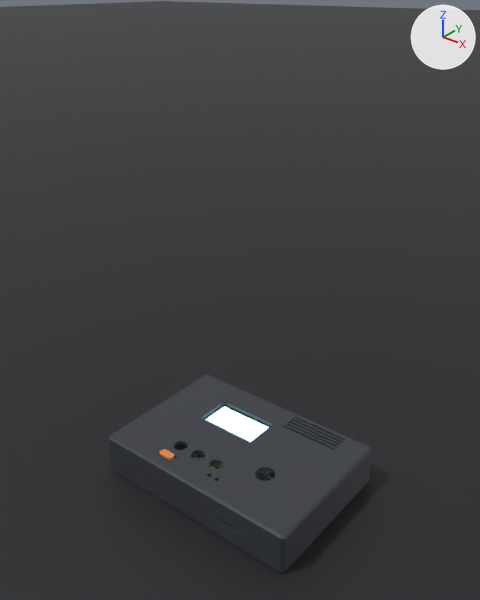
A saved change to the Blender file blender/poket.blend.
Rendered twice from a camera (50 mm lens) standing at (0.1321, -0.1642, 0.1741) and looking at (0.0018, -0.0013, 0.0732). The lights are fixed; the arrows at upper right show +X, +Y and +Z. The first picture is the older version.

Script lines for the objects in view, before the commit:
```python
me_front_shell = bpy.data.meshes.new('front-shell')
me_front_shell.from_pydata(...)  # 1868 vertices, 3764 faces; spans x -0.043..0.043, y -0.03..0.03, z 0.0016..0.0106
me_front_shell.polygons.foreach_set('use_smooth', [True] * 3764)
me_front_shell.materials.append(mat_shell_petg)  # dark grey #383c42
me_pcb = bpy.data.meshes.new('pcb')
me_pcb.from_pydata(...)  # 6376 vertices, 12944 faces; spans x -0.04..0.04, y -0.027..0.027, z 0.0..0.0015
me_pcb.polygons.foreach_set('use_smooth', [True] * 12944)
me_pcb.materials.append(mat_pcb_mat)
me_plane = bpy.data.meshes.new('Plane')
me_plane.from_pydata([(-0.0217, 0.0028, 0.0084), (0.0038, 0.0028, 0.0084), (-0.0217, 0.0173, 0.0084), (0.0038, 0.0173, 0.0084)], [], [(0, 1, 3, 2)])
me_plane.materials.append(mat_screen_mat)  # cyan #b3edff
me_slider_cap = bpy.data.meshes.new('slider-cap')
me_slider_cap.from_pydata(...)  # 96 vertices, 188 faces; spans x -0.01896..-0.01296, y -0.02497..-0.02197, z 0.0026..0.0114
me_slider_cap.polygons.foreach_set('use_smooth', [True] * 188)
me_slider_cap.materials.append(mat_cap_petg)  # orange #dd8b4b
ob_frontshell = bpy.data.objects.new('FrontShell', me_front_shell)
ob_frontshell.parent = ob_pivot
ob_frontshell.location = (0.0, 0.0, 0.0)
ob_pcb = bpy.data.objects.new('PCB', me_pcb)
ob_pcb.parent = ob_pivot
ob_pcb.location = (0.0, 0.0, 0.0)
ob_screen = bpy.data.objects.new('Screen', me_plane)
ob_screen.parent = ob_pivot
ob_screen.location = (0.0, 0.0, 0.0)
ob_slidercap = bpy.data.objects.new('SliderCap', me_slider_cap)
ob_slidercap.parent = ob_pivot
ob_slidercap.location = (0.0, 0.0, 0.0)
# also in view: 'Floor' at (0.0, 0.0, -0.0062); 'BackShell' at (0.0, 0.0, -0.0018)
```
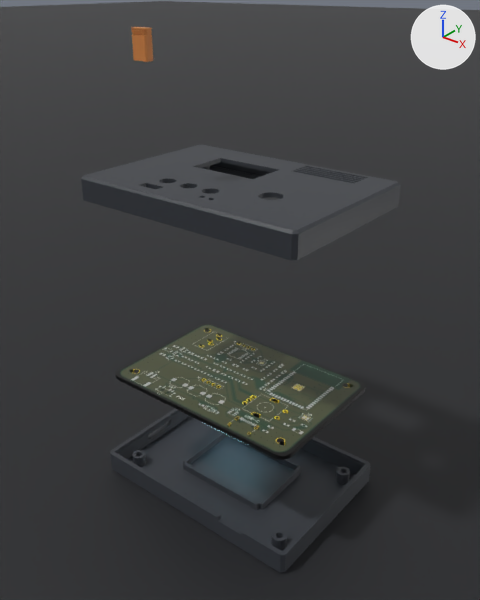
Changed parts and their boxes [x1, y1, x2, y2] in the pictures (480 x 600 px):
'FrontShell', moved
    before: [109, 375, 372, 555]
    after: [81, 145, 401, 261]
'PCB', moved (mostly hidden before)
    before: [174, 404, 275, 481]
    after: [116, 323, 365, 460]
'SliderCap', moved
    before: [159, 449, 175, 461]
    after: [131, 27, 153, 62]
'BackShell', unchanged, uncovered by the edit
    before: [110, 454, 370, 573]
    after: [110, 409, 370, 573]

The change, as a list of edits to the scene's bpy script:
```text
Change ob_frontshell:
    ob_frontshell.location: (0.0, 0.0, 0.0) -> (0.0, 0.0, 0.105)
Change ob_slidercap:
    ob_slidercap.location: (0.0, 0.0, 0.0) -> (0.0, 0.0, 0.15)
Change ob_pcb:
    ob_pcb.location: (0.0, 0.0, 0.0) -> (0.0, 0.0, 0.038)
```
